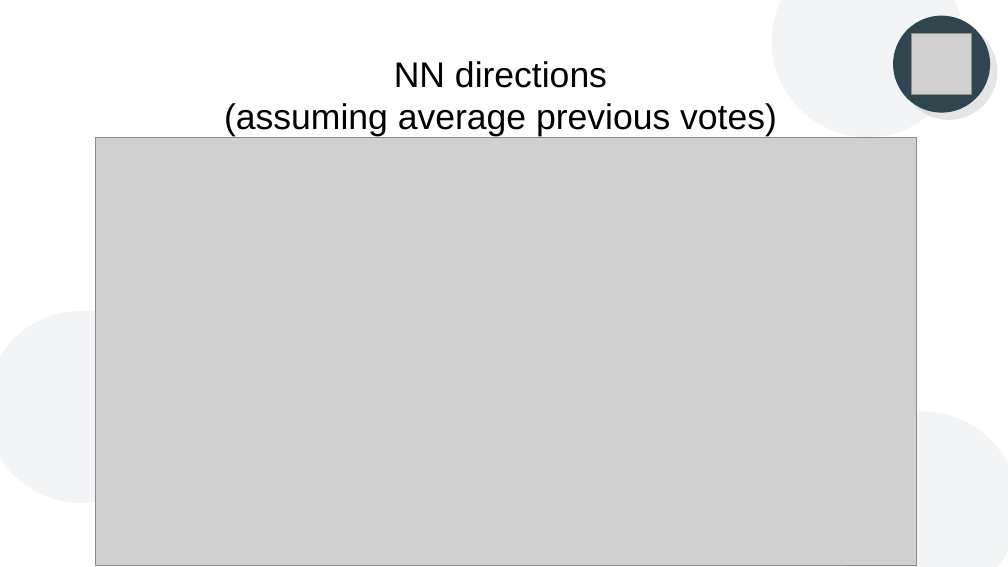
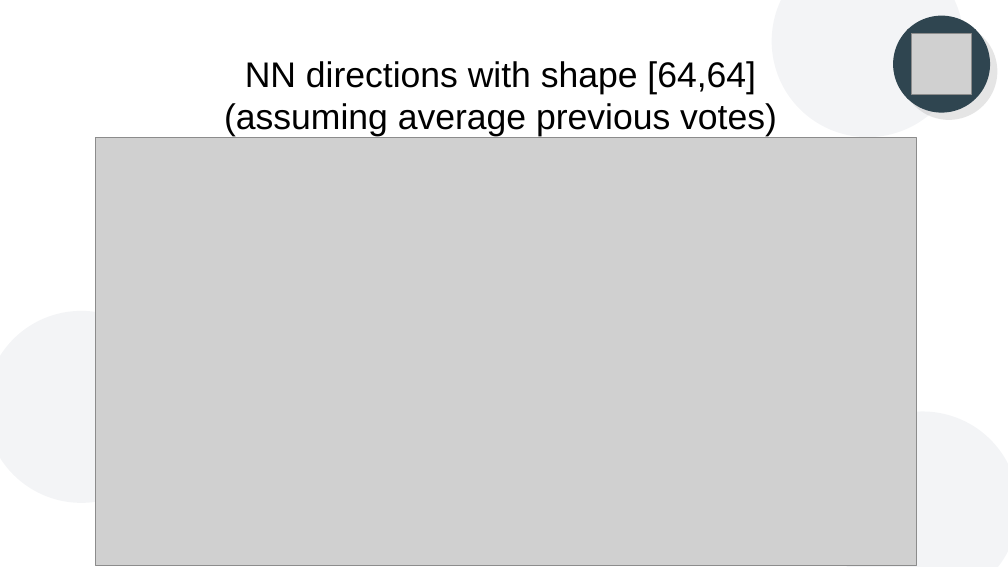
Before and after one commit to kerlemn/Multi-agent-Democratic-Gridworld, a slide deck: slide 19 of slides.odp. Drawn at 1008x567 pixels with LibreOffice and Linux fonts; fonts in the diff are those of the drawing; grey boxes stand for pictures; background and template pictures are left out. Boxes give left, top, right and bottom in pixels: in the first picture for what was removed or moved away, otherwise in the second. Text is boxed around its words. In the diff, an @@ line names an element or a change of style, - is before the commit and + after.

Commit message:
slides

```diff
--- a/slides.odp
+++ b/slides.odp
@@ title at [224, 61, 777, 137]: text changed @@
-NN directions
-(assuming average previous votes)
+NN directions with shape [64,64]
+(assuming average previous votes)
```
Also in this commit, not shown: 1 other file.
